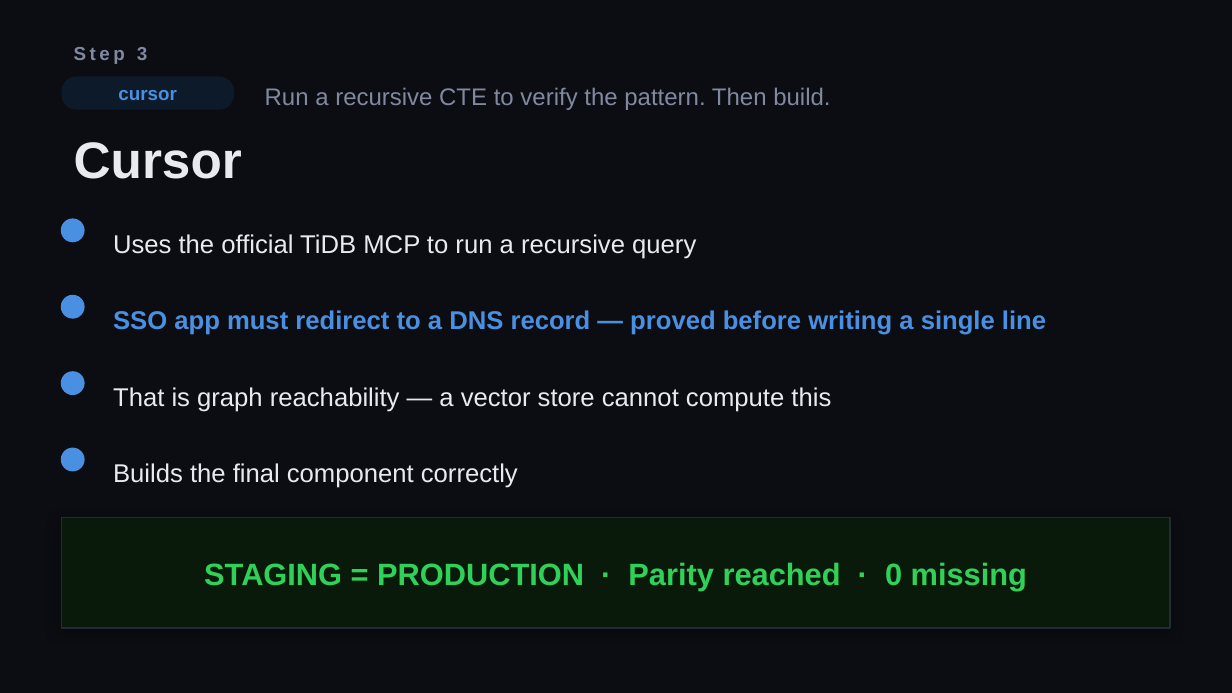
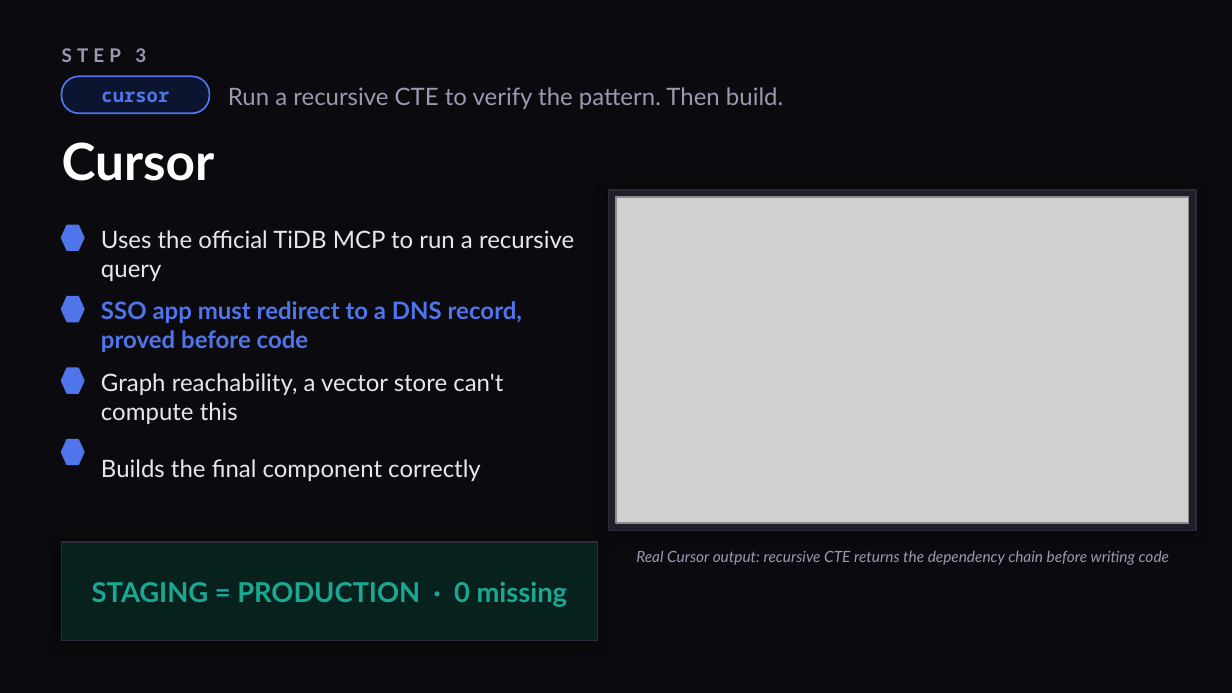
Before and after one commit to stephenlthorn/mem9-ai-coding, a slide deck: slide 8 of report/tidb-demo.pptx. Drawn at 1232x693 pixels with LibreOffice and Linux fonts; fonts in the diff are those of the drawing; grey boxes stand for pictures. Boxes give left, top, right and bottom in pixels: in the first picture for what was removed or moved away, otherwise in the second. Text is boxed around its words. In the diff, an @@ line names an element or a change of style, - is before the commit and + after.

```diff
--- a/report/tidb-demo.pptx
+++ b/report/tidb-demo.pptx
@@ background #0B0D12 to #0B0B0F @@
@@ text at box(62, 48, 146, 62): text changed; font Arial to Lato; text colour #8089A0 to #9A99B0 @@
-Step 3
+STEP 3
@@ text "cursor" at box(101, 91, 169, 102): font Arial to Noto Sans Mono, text colour #4A90E2 to #5075EA @@
@@ rounded rectangle: place and size @@
-rounded rectangle at box(62, 76, 234, 110)
+rounded rectangle at box(62, 76, 209, 113)
@@ rounded rectangle at box(62, 76, 209, 113): fill #0D1A2A to #0C1530; outline none to #5075EA 1 pt; proportions changed @@
@@ text "Run a recursive CTE to ...": place and size @@
-text "Run a recursive CTE to ..." at box(265, 87, 830, 110)
+text "Run a recursive CTE to ..." at box(228, 87, 783, 109)
@@ text "Run a recursive CTE to ..." at box(228, 87, 783, 109): font Arial to Lato, text colour #8089A0 to #9A99B0 @@
@@ text "Cursor" at box(62, 142, 215, 181): font Arial to Lato, text colour #E8EAF0 to #FFFFFF @@
@@ rectangle: place and size @@
-rectangle at box(62, 517, 1170, 628)
+rectangle at box(609, 190, 1196, 531)
@@ rectangle at box(609, 190, 1196, 531): fill #0A1A0A to #1F1F29; outline #252A38 1 pt to #2D2D3A 1 pt; shadow changed @@
@@ picture added at box(616, 197, 1189, 524) @@
@@ ellipse to hexagon; fill #4A90E2 to #5075EA; outline #4A90E2 1 pt to #5075EA 1 pt in 4 elements at box(62, 297, 84, 322), box(62, 368, 84, 393), box(62, 440, 84, 464), box(62, 225, 84, 250) @@
@@ hexagon: place and size @@
-hexagon at box(62, 219, 84, 241)
+hexagon at box(62, 225, 84, 250)
@@ text "Uses the official TiDB MCP ..." at box(101, 230, 574, 281): size 15 to 14 pt, font Arial to Lato, text colour #E8EAF0 to #E5E8EB @@
@@ text "Uses the official TiDB MCP ...": place and size @@
-text "Uses the official TiDB MCP ..." at box(113, 234, 696, 259)
+text "Uses the official TiDB MCP ..." at box(101, 230, 574, 281)
@@ hexagon: place and size @@
-hexagon at box(62, 296, 84, 318)
+hexagon at box(62, 297, 84, 322)
@@ text at box(101, 301, 522, 352): text changed; size 15 to 14 pt; font Arial to Lato; text colour #4A90E2 to #5075EA @@
-SSO app must redirect to a DNS record — proved before writing a single line
+SSO app must redirect to a DNS record, proved before code
@@ hexagon: place and size @@
-hexagon at box(62, 372, 84, 394)
+hexagon at box(62, 368, 84, 393)
@@ text at box(101, 373, 503, 424): text changed; size 15 to 14 pt; font Arial to Lato; text colour #E8EAF0 to #E5E8EB @@
-That is graph reachability — a vector store cannot compute this
+Graph reachability, a vector store can't compute this
@@ hexagon: place and size @@
-hexagon at box(62, 448, 84, 471)
+hexagon at box(62, 440, 84, 464)
@@ text "Builds the final component correctly" at box(101, 459, 481, 481): size 15 to 14 pt, font Arial to Lato, text colour #E8EAF0 to #E5E8EB @@
@@ rectangle added at box(62, 542, 598, 641), fill #07221D, outline #2D2D3A 1 pt @@
@@ text added at box(636, 550, 1169, 565), 9 pt, text #9A99B0, italic @@
+Real Cursor output: recursive CTE returns the dependency chain before writing code
@@ text at box(92, 582, 568, 607): text changed; size 18 to 16 pt; font Arial to Lato; text colour #30D158 to #1AA894 @@
-STAGING = PRODUCTION · Parity reached · 0 missing
+STAGING = PRODUCTION · 0 missing
```
Also in this commit, not shown: 13 other slides changed.
